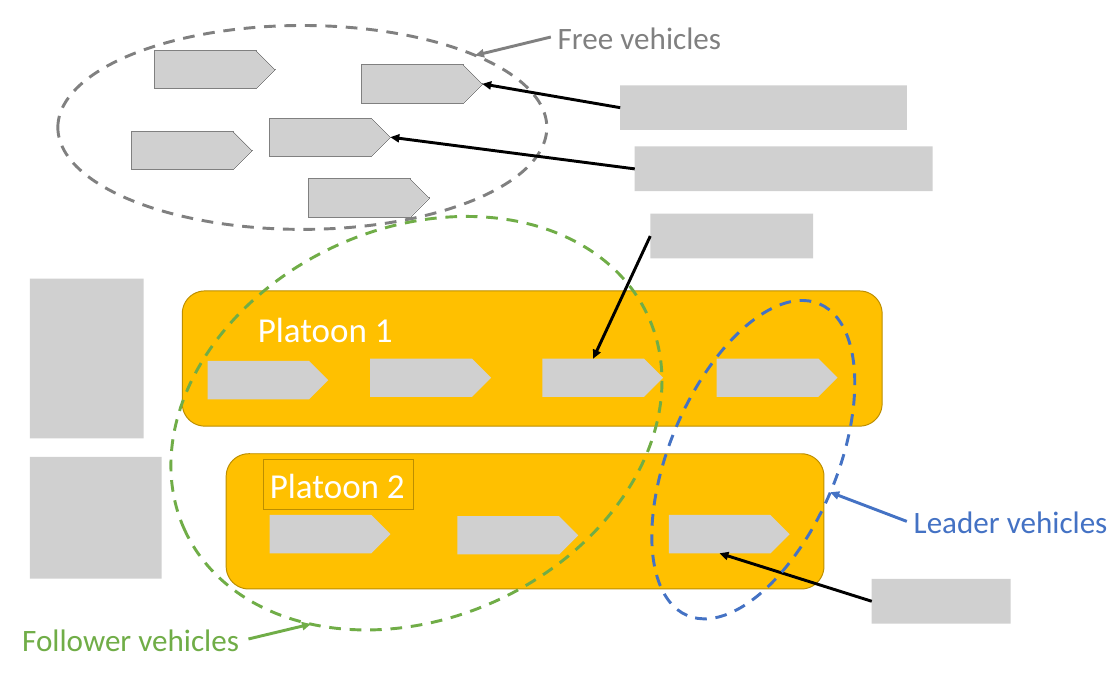
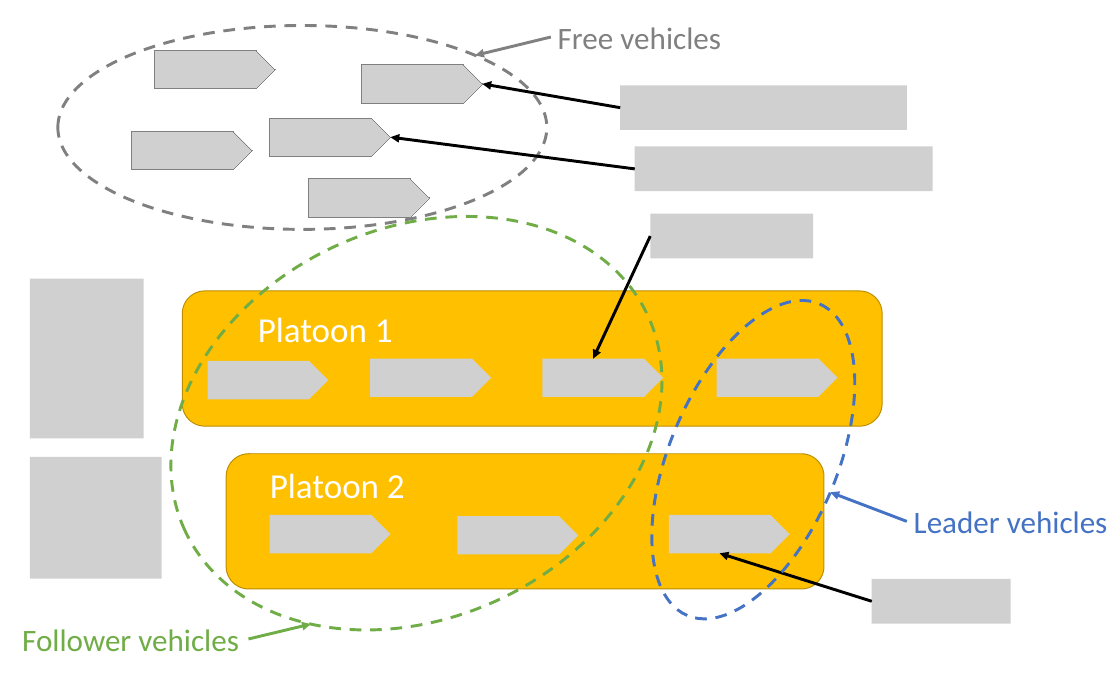
Before and after one commit to HJReachability/UTM, a slide deck: slide 1 of docs/AIAA 2016/fig/vehicleNotation.pptx. Drawn at 1120x700 pixels with LibreOffice and Linux fonts; fonts in the diff are those of the drawing; grey boxes stand for pictures. Boxes give left, top, right and bottom in pixels: in the first picture for what was removed or moved away, otherwise in the second. Text is boxed around its words. In the diff, an @@ line names an element or a change of style, - is before the commit and + after.

```diff
--- a/docs/AIAA 2016/fig/vehicleNotation.pptx
+++ b/docs/AIAA 2016/fig/vehicleNotation.pptx
@@ text "Platoon 2": place and size @@
-text "Platoon 2" at bbox=[263, 460, 414, 510]
+text "Platoon 2" at bbox=[270, 473, 405, 499]
@@ text "Platoon 2" at bbox=[270, 473, 405, 499]: outline #BD8E00 1 pt to none @@
```
Also in this commit, not shown: 40 other files.
